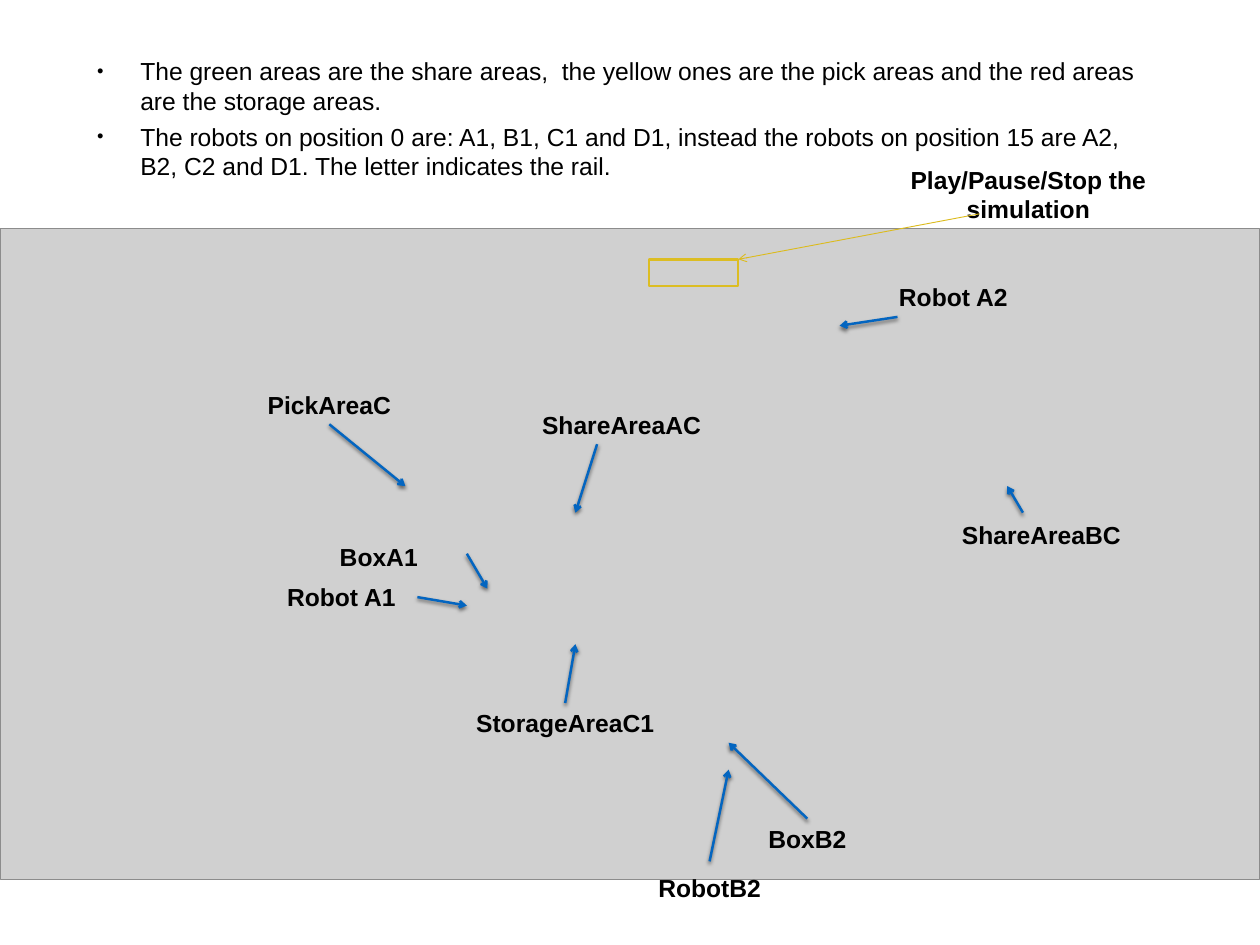
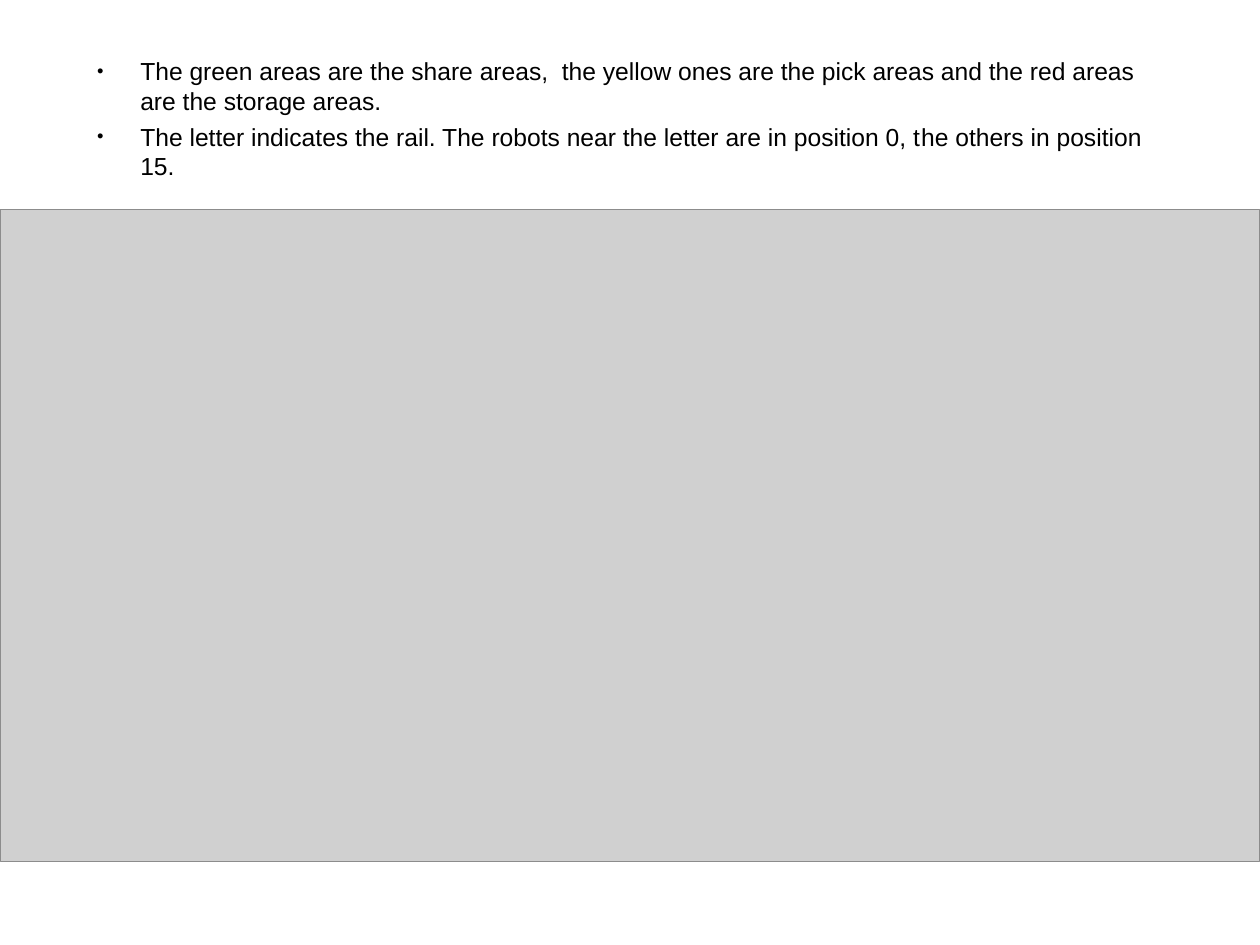
Before and after one commit to marcorobol/2017-AoseLab-VRep, a slide deck: slide 3 of WDAS JACK Agents/docs/v-rep_presentation.pptx. Drawn at 1260x945 pixels with LibreOffice and Linux fonts; fonts in the diff are those of the drawing; grey boxes stand for pictures. Boxes give left, top, right and bottom in pixels: in the first picture for what was removed or moved away, otherwise in the second. Text is boxed around its words. In the diff, an @@ line names an element or a change of style, - is before the commit and + after.

```diff
--- a/WDAS JACK Agents/docs/v-rep_presentation.pptx
+++ b/WDAS JACK Agents/docs/v-rep_presentation.pptx
@@ text at [140,128,1142,176]: text changed @@
-• The robots on position 0 are: A1, B1, C1 and D1, instead the robots on position 15 are A2, B2, C2 and D1. The letter indicates the rail.
+• The letter indicates the rail. The robots near the letter are in position 0, the others in position 15.
@@ text removed at [911,171,1146,219] @@
-Play/Pause/Stop the simulation
@@ picture: place and size @@
-picture at [0,229,1260,879]
+picture at [0,209,1260,861]
@@ arrow removed from (980, 214) to (738, 260) @@
@@ rectangle removed at [649,260,739,286] @@
@@ text removed at [899,288,1007,307] @@
-Robot A2
@@ arrow removed from (898, 317) to (840, 326) @@
@@ text removed at [268,396,391,415] @@
-PickAreaC
@@ text removed at [542,416,701,435] @@
-ShareAreaAC
@@ arrow removed from (330, 424) to (406, 486) @@
@@ arrow removed from (597, 444) to (575, 513) @@
@@ arrow removed from (1023, 513) to (1007, 486) @@
@@ text removed at [962,526,1121,545] @@
-ShareAreaBC
@@ text removed at [340,549,418,567] @@
-BoxA1
@@ arrow removed from (467, 554) to (487, 588) @@
@@ text removed at [287,588,395,607] @@
-Robot A1
@@ arrow removed from (417, 597) to (467, 606) @@
@@ arrow removed from (565, 704) to (575, 644) @@
@@ text removed at [476,715,654,737] @@
-StorageAreaC1
@@ arrow removed from (807, 819) to (728, 743) @@
@@ arrow removed from (710, 861) to (728, 770) @@
@@ text removed at [768,831,846,849] @@
-BoxB2
@@ text removed at [658,879,761,897] @@
-RobotB2
```
Also in this commit, not shown: 3 other slides changed, 2 other files.
